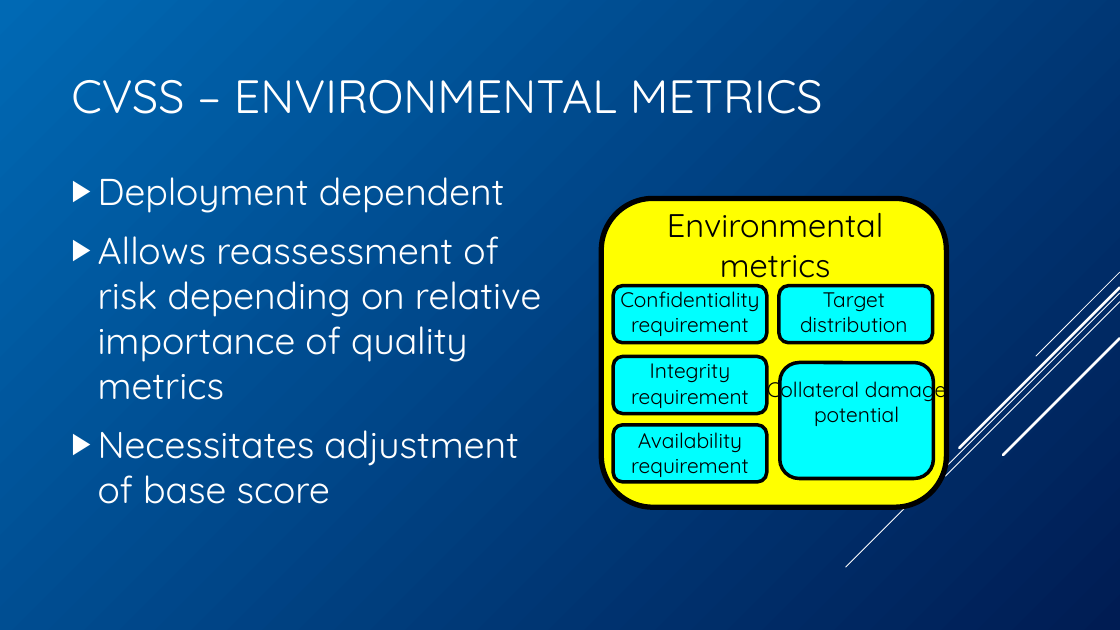
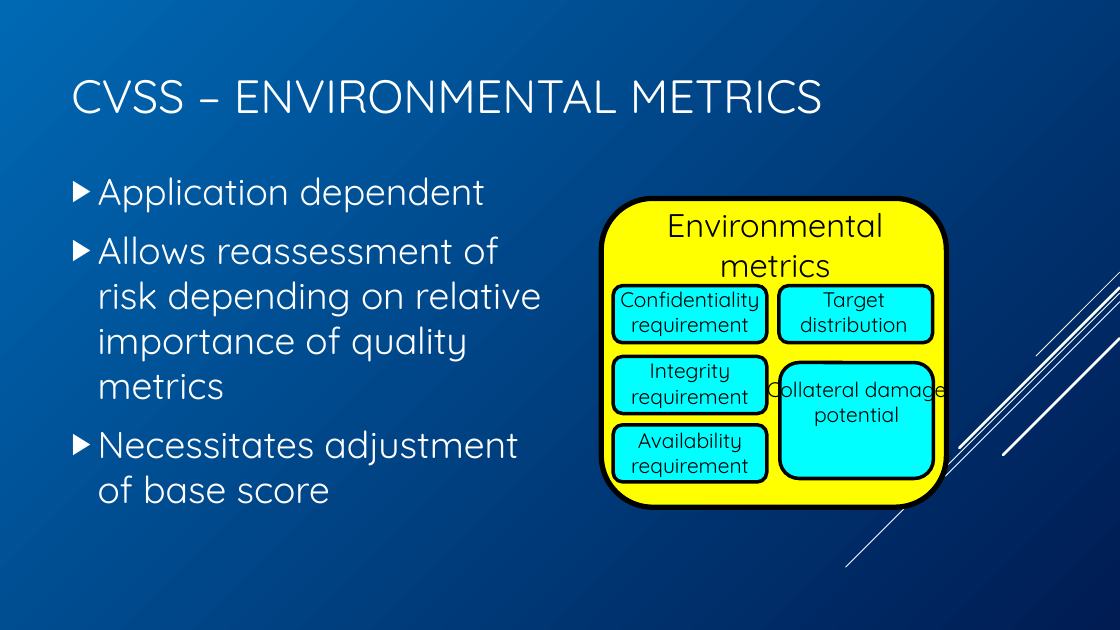
Before and after one commit to BenChurch/Winter2017, a slide deck: slide 8 of CISC848/BackgroundPentation/ChurchCISC848Background.pptx. Drawn at 1120x630 pixels with LibreOffice and Linux fonts; fonts in the diff are those of the drawing. Boxes give left, top, right and bottom in pixels: in the first picture for what was removed or moved away, otherwise in the second. Text is boxed around its words. In the diff, an @@ line names an element or a change of style, - is before the commit and + after.

```diff
--- a/CISC848/BackgroundPentation/ChurchCISC848Background.pptx
+++ b/CISC848/BackgroundPentation/ChurchCISC848Background.pptx
@@ text at <box>98,177,486,213</box>: text changed @@
-▶ Deployment dependent
+▶ Application dependent
```
Also in this commit, not shown: 15 other slides changed, 1 slide added.
